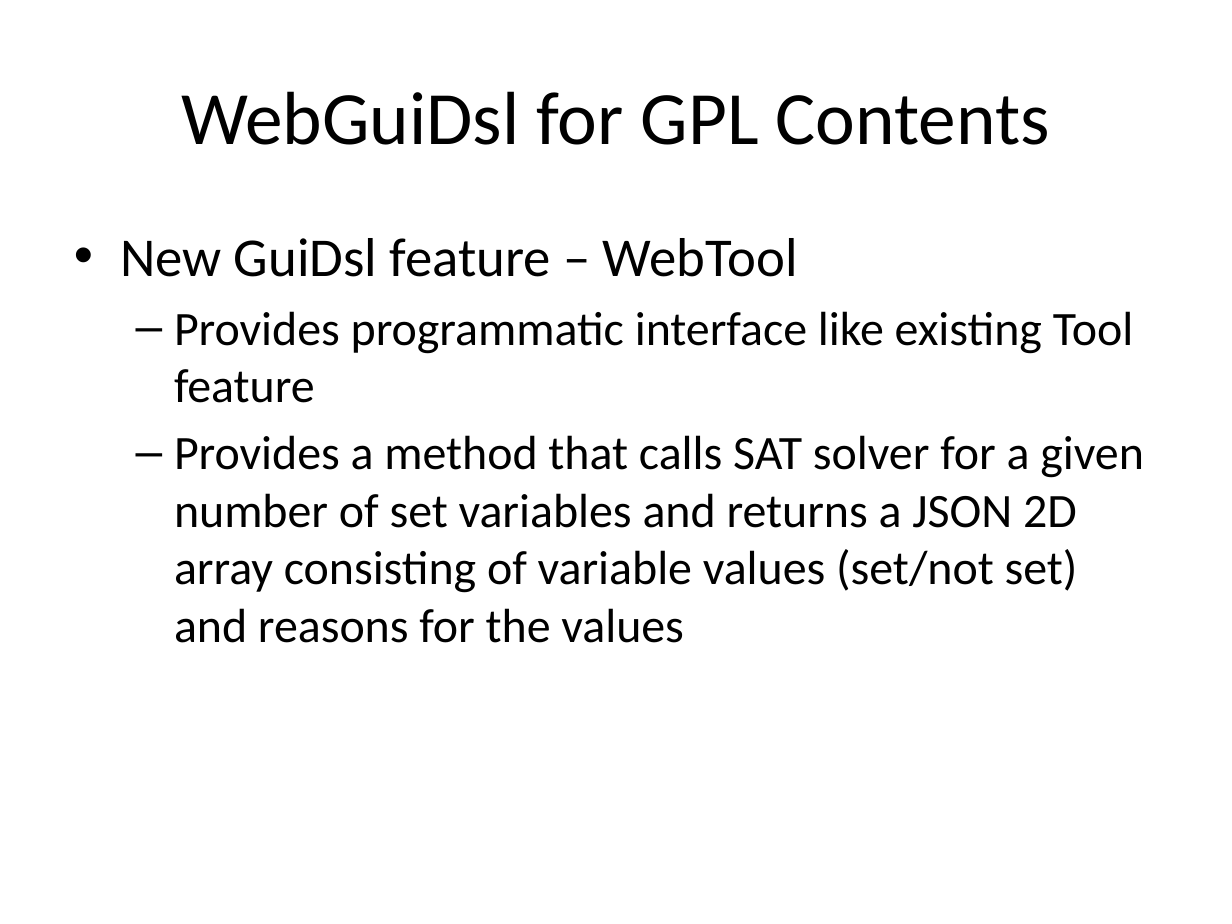
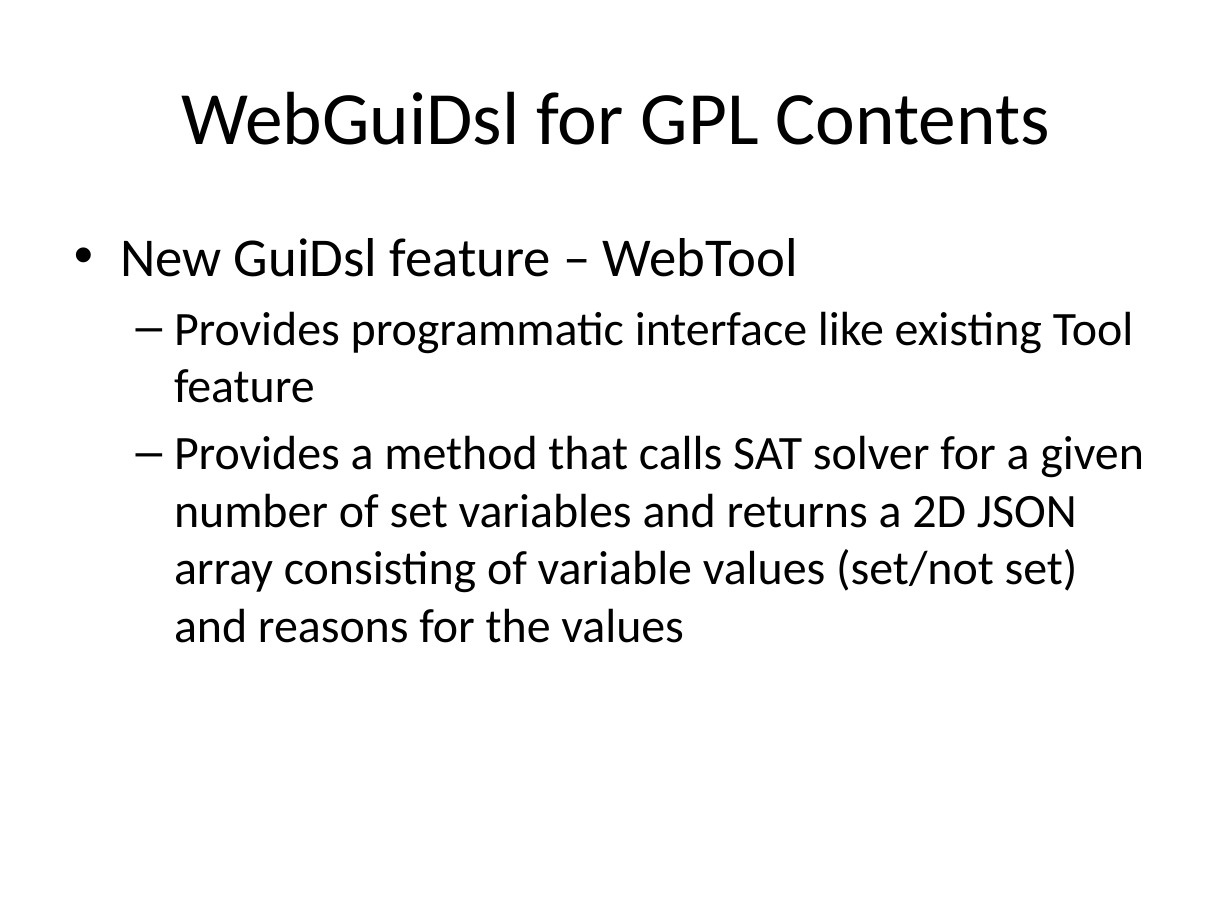
Before and after one commit to toomanyjoes/spring2011-cs392, a slide deck: slide 5 of SamPresentation.pptx. Drawn at 1232x924 pixels with LibreOffice and Linux fonts; fonts in the diff are those of the drawing. Boxes give left, top, right and bottom in pixels: in the first picture for what was removed or moved away, otherwise in the second. Text is boxed around its words. In the diff, an @@ line names an element or a change of style, - is before the commit and + after.

Commit message:
presentation update

```diff
--- a/SamPresentation.pptx
+++ b/SamPresentation.pptx
@@ text at [174, 435, 1144, 643]: text changed @@
-  – Provides a method that calls SAT solver for a given number of set variables and returns a JSON 2D array consisting of variable values (set/not set) and reasons for the values
+  – Provides a method that calls SAT solver for a given number of set variables and returns a 2D JSON array consisting of variable values (set/not set) and reasons for the values
```
